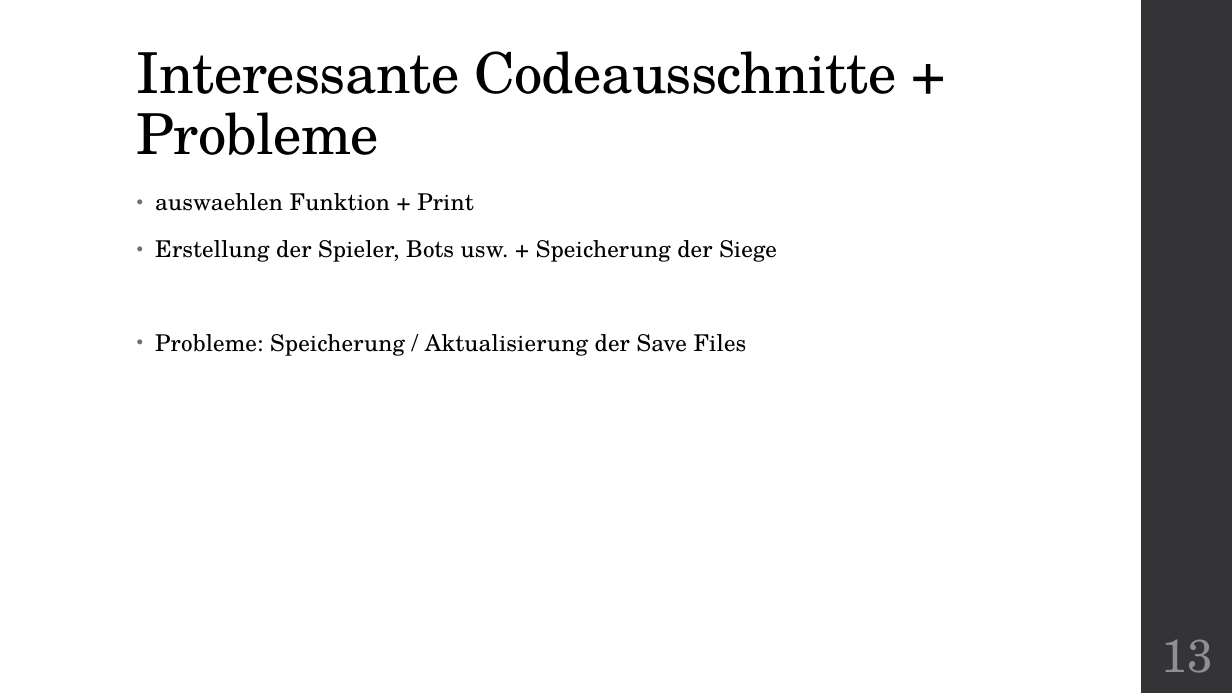
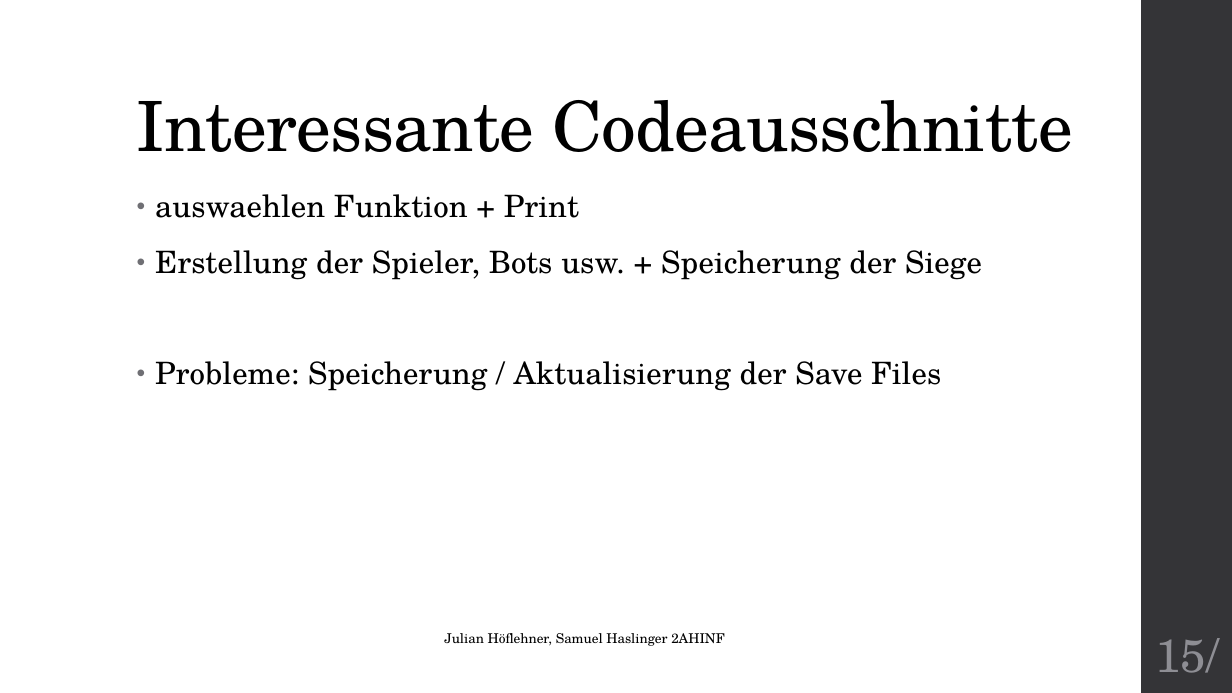
Before and after one commit to Wutze0/Mensch_Aergere_Dich_Nicht, a slide deck: slide 15 of MenschAergereDichNicht.pptx (slide 13 before the commit). Drawn at 1232x693 pixels with LibreOffice and Linux fonts; fonts in the diff are those of the drawing. Boxes give left, top, right and bottom in pixels: in the first picture for what was removed or moved away, otherwise in the second. Text is boxed around its words. In the diff, an @@ line names an element or a change of style, - is before the commit and + after.

```diff
--- a/MenschAergereDichNicht.pptx
+++ b/MenschAergereDichNicht.pptx
@@ title at (x1=137, y1=100, x2=1072, y2=152): text changed; size 44 to 54 pt @@
-Interessante Codeausschnitte + Probleme
+Interessante Codeausschnitte
@@ text "auswaehlen Funktion + Print" at (x1=155, y1=194, x2=982, y2=391): size 18 to 24 pt @@
@@ text added at (x1=444, y1=633, x2=725, y2=646), 10.5 pt, text #000000 @@
+Julian Höflehner, Samuel Haslinger 2AHINF
@@ page number at (x1=1155, y1=638, x2=1219, y2=673): text changed @@
-13
+15/
```
Also in this commit, not shown: 7 other slides changed, 16 slides added, 3 slides removed, 2 other files.
